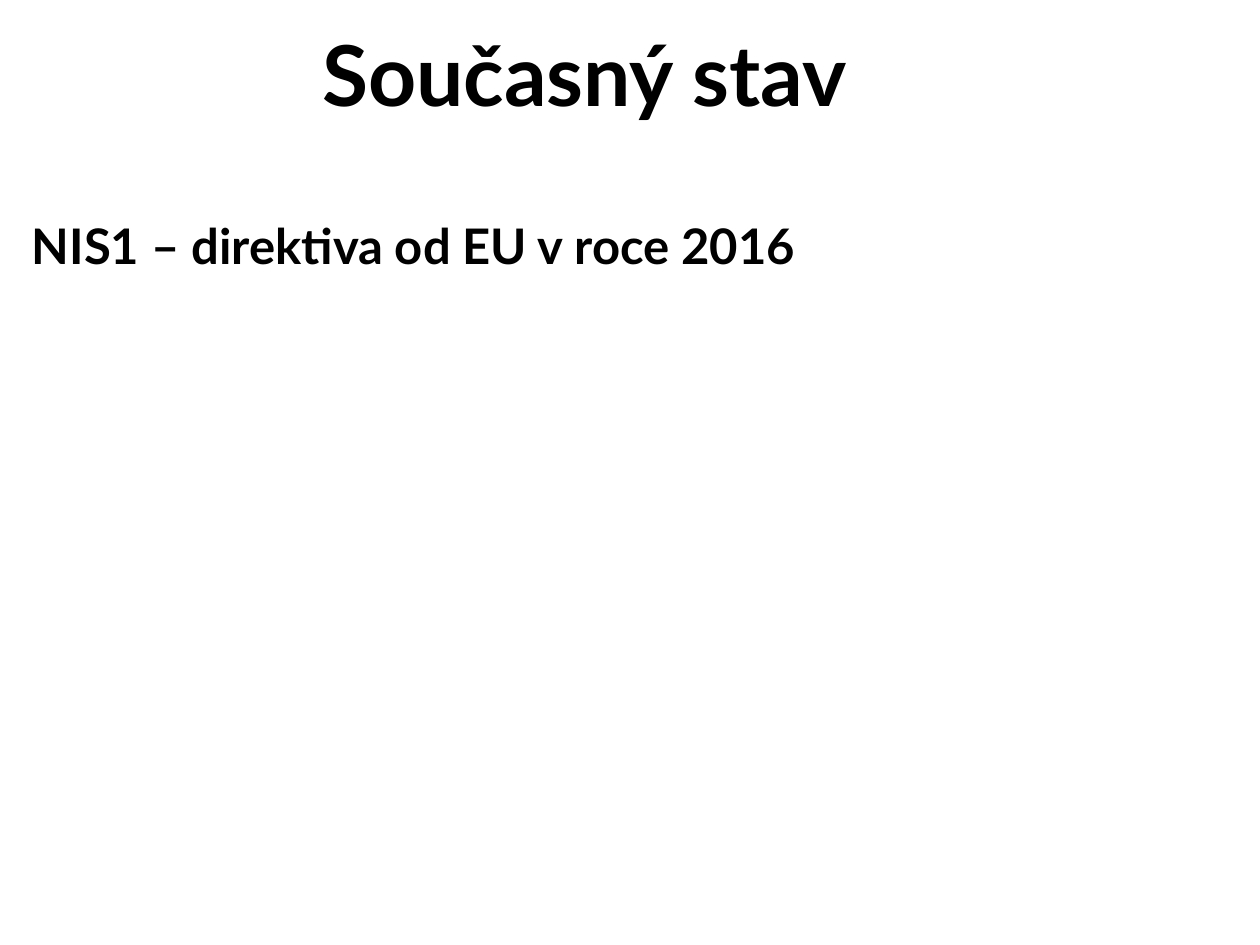
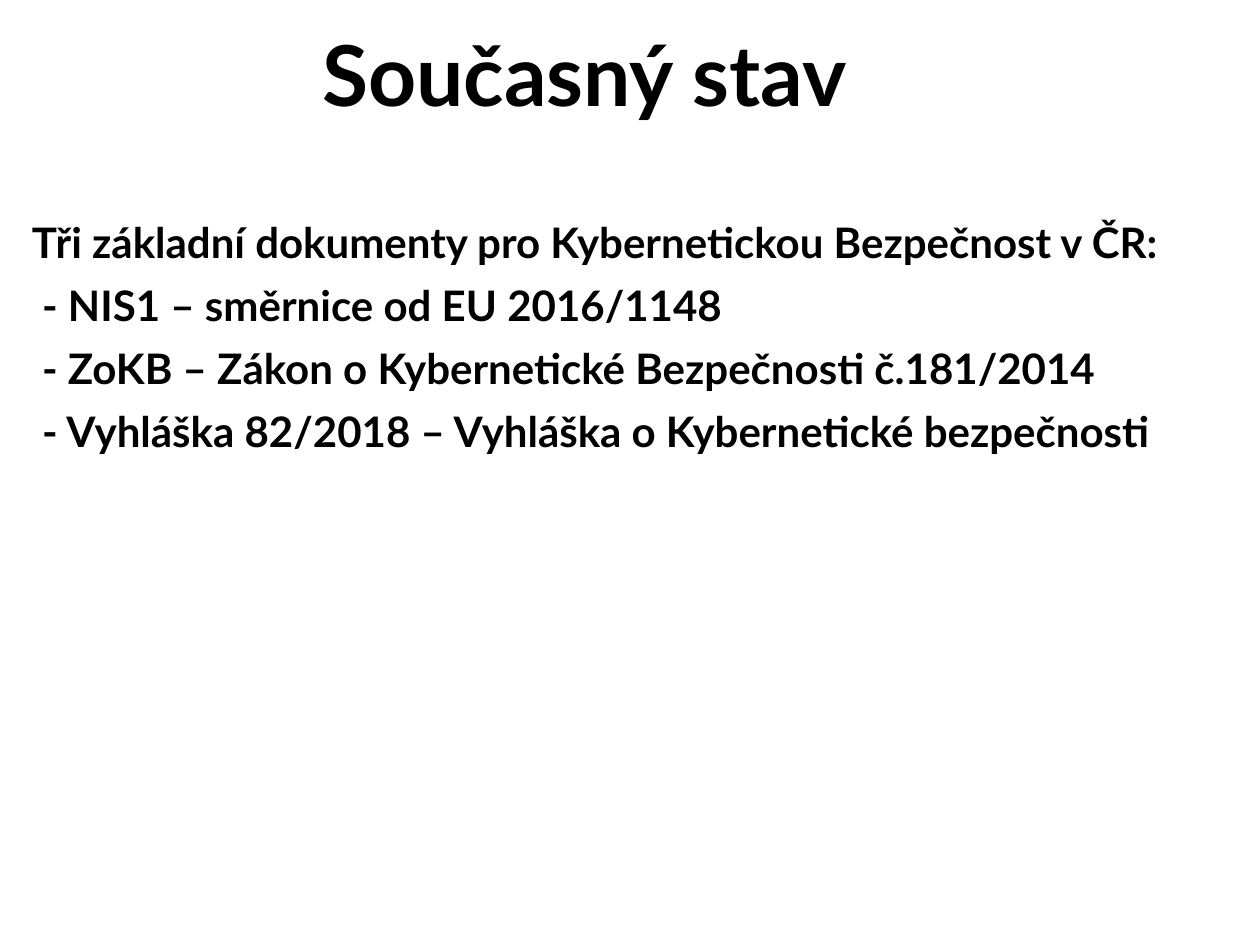
Before and after one commit to zimice/pr4_nis2, a slide deck: slide 4 of NIS2.pptx. Drawn at 1260x945 pixels with LibreOffice and Linux fonts; fonts in the diff are those of the drawing; background and template pictures are left out. Boxes give left, top, right and bottom in pixels: in the first picture for what was removed or moved away, otherwise in the second. Text is boxed around its words. In the diff, an @@ line names an element or a change of style, - is before the commit and + after.

```diff
--- a/NIS2.pptx
+++ b/NIS2.pptx
@@ subtitle at bbox=[32, 222, 1158, 454]: text changed; size 28 to 24 pt @@
-NIS1 – direktiva od EU v roce 2016
+Tři základní dokumenty pro Kybernetickou Bezpečnost v ČR:
+- NIS1 – směrnice od EU 2016/1148
+- ZoKB – Zákon o Kybernetické Bezpečnosti č.181/2014
+- Vyhláška 82/2018 – Vyhláška o Kybernetické bezpečnosti
```
Also in this commit, not shown: 2 other slides changed, 4 slides added, 4 slides removed, 1 other file.
